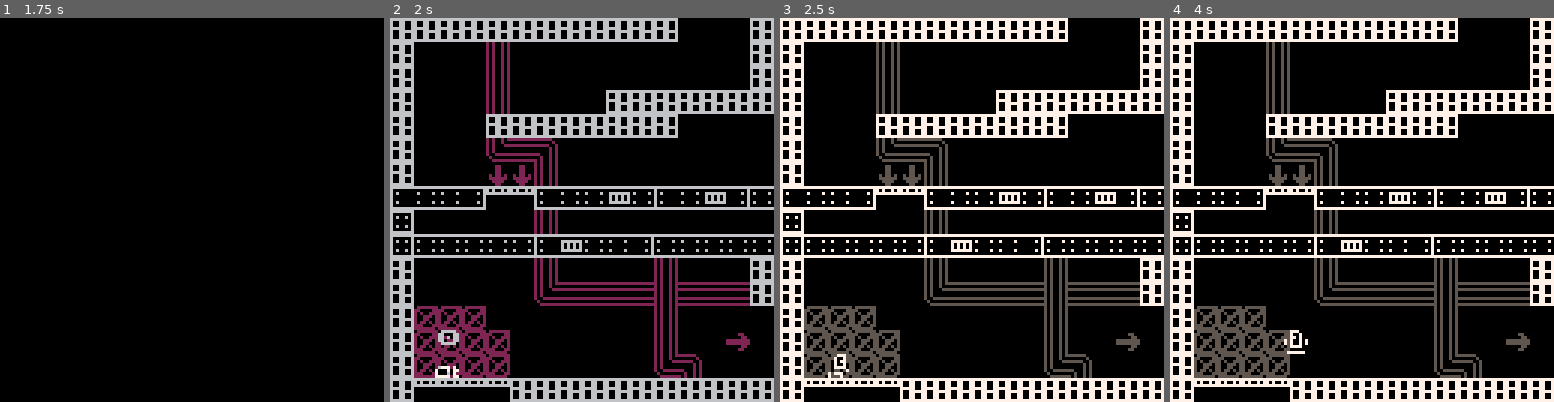
Above: before the commit, frames 1-4 (left to right).
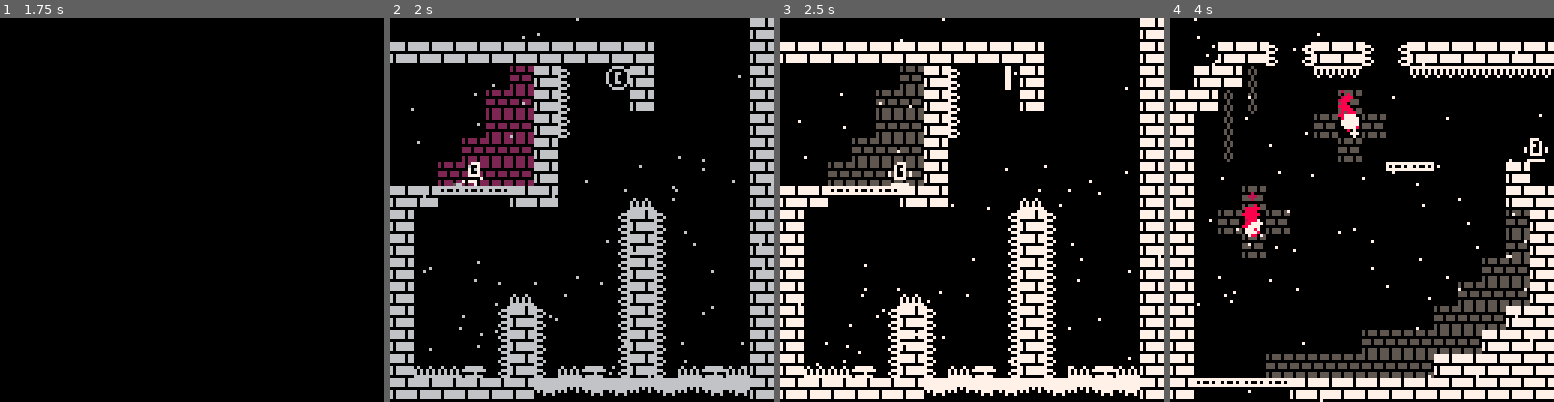
Above: after the commit, the same moments.

Repository: OllieBlomfield/nin
Game: PICO-8 cartridge nin.p8
Same seed, same stepped clock (60 frames per second), same inputs: the game is played once before the commit and once after it.
Inputs:
- Up to frame 1 (1.75 s): tap X (X key) at 0.33, 1.07 s; tap O (Z key) at 0.7, 1.7 s; hold Right from 1.6 s (still down)
- Up to frame 2 (2 s): keep holding Right; tap X (X key) at 1.85 s
- Up to frame 3 (2.5 s): release Right at 2.1 s; tap O (Z key) at 2.1 s; hold Up 2.15-2.42 s; hold Right from 2.47 s (still down)
- Up to frame 4 (4 s): tap O (Z key) every 0.4 s from 2.5 to 3.7 s; tap X (X key) at 2.97 s; release Right at 3.03 s; hold Left 3.08-3.58 s; hold Down 3.63-3.97 s

Frame 1 is identical in both runs. In frame 2, 38% of the frame differs, in the area x 0-100%, y 0-100%; in frame 3, 38%; in frame 4, 38%.

Commit message:
Changed respawn anim and new screen

Diff:
--- a/nin.p8
+++ b/nin.p8
@@ -289,35 +289,35 @@
 0000804700610000000047474747478000000000000000000000000040484847000000000000000000000000400000000000000000000000000000000000000080808080808040000000000000000000804780808080800000800000000000008047808080000048000000000000000080008080474700000000000000000000
 0000000000000000000000000000000000000000000000000000000000000000000000000000000000000000000000000000000000000000000000000000000000000000000000000000000000000000000000000000000000000000000000000000000000000000000000000000000000000000000000000000000000000000
 __map__
-03030000005103030303030303030303030300000000000000000000000000000000000000000000000000000000000000000000000000000000000000000000000000000000000000000000000000005151515151000000000000511e0000000000000000000000000000000000000000000000000000000000000000000051
-000000000000030202020203000000000000000000000000000000000000000000000000000000000000000000000000000000000000000000000000000000000000000000000000000000000000000000000000511e0000000000511e000000000051511e1d51511e1d51515151515151515151515151515151510000000051
-050500000000030202020203000000000000000000000000000000000000000000000000000000000000000000000000000000000000000000000000000000000000000000000000000000000000000051050505511e0000000000511e0000000051515900002c2c00002c2c2c2c2c2c000000000002511e0006510000000051
-0000000000000305052605030000000300000000000000000000000000000000000000000000000000000000000000000000000000000000000000000000000000000000000000000000000000000000511e001d511e0000000000511e00515151515959000000020000000000000000000000000202511e0000510000000051
-000000050500000202262603000000030000000000000000000000000000000000000000000000000000000000000000000000000000000000000000000000000000000000000000000000000000000051510051511e001c000202511e00515151005900000002040200000000000000000000000202511e0000000000000051
-0000000000000202020226030000000300000000000000000000000000000000000000000000000000000000000000000000000000000000000000000000000000000000000000000000000000000000512c002c2c001d51020202511e0051515100590000000002000000000000000000000002020251000000000000000051
-0000000000020202020202020000000300000000000000000000000000000000000000000000000000000000000000000000000000000000000000000000000000000000000000000000000000000000511e000000001d51020202511e0051515100000000000000000505000000510000000202020251000000000000000051
-0000000202020202020202020000000300000000000000000000000000000000000000000000000000000000000000000000000000000000000000000000000000000000000000000000000000000000511e0000000000510202002c0000515151000002000000000000000000005151515105050551510000001c0000000051
-0305050503020202020202020000000300000000000000000000000000000000000000000000000000000000000000000000000000000000000000000000000000000000000000000000000000000000511e00001c0000510200000000005151510002040200000000000000000002515100000000000000001d511e00000051
-0300000203020202020202030000000300000000000000000000000000000000000000000000000000000000000000000000000000000000000000000000000000000000000000000000000000000000511e001d511e00510000000000001d51510000020000000000000000000002515100000000000000001d511e00000051
-0304000203020402020202020300000300000000000000000000000000000000000000000000000000000000000000000000000000000000000000000000000000000000000000000000000000000000511e491d511e002c0000000000001d51510000000000000000000000000202515100000000000000001d511e00000051
-030202020302020202020202030000030000000000000000000000000000000000000000000000000000000000000000000000000000000000000000000000000000000000000000000000000000000051515151511e00000000000000001d515100000000000000000000000202025151000000001c0000001d511e00000051
-030202020302020305050503030000030000000000000000000000000000000000000000000000000000000000000000000000000000000000000000000000000000000000000000000000000000000059005959000000000000000049001d5151000000000000000000000202025151510000001d511e00001d511e00000051
-030202020305050202020203020000030000000000000000000000000000000000000000000000000000000000000000000000000000000000000000000000000000000000000000000000000000000000005900000000000000001d511e1d5151000000000000000202020202515151510000001d511e00001d511e00000051
-030302020202020202020202020000030000000000000000000000000000000000000000000000000000000000000000000000000000000000000000000000000000000000000000000000000000001c1c1c1c1c1c1c1c1c1c1c1c0074001c5151000000020202020202025151515151511c1c491d511e1c491d511e1c491c51
-0303030303030303030303030303030300000000000000000000000000000000747474747475757474747574747475740000000000000000000000000000000000000000000000000000000000000075747475757474745174755151515151515105050505515151515151515151515151515151515175747575747574757551
-0303030303030303030303030303030303030303030303030303030300000003000000000000000000000000000000000000000000000000000000000000000051515151515151510303030303030303515151515151515151515151515151511e02020202515151510303030303030303030303030303030303030303030303
-0000000000000000000000000000000300000000000000565600000300000003000000000000000000000000000000000000000000000000000000000000000051060000550000000000005500000003510202020202020e0e020202020202511e0000020200000000000000000000030a0a0a0d0c0d2c2c2c2c0a0b0b0c0c0d
-0000000000000000000000000000000300000000000000565600000005050503000000000000000000000000000000000000000000000000000000000000000051000000555555555555555500000003030062000002020e0e020206005200511e000000000000000000000000000003030303032c2c000000002c2c03030303
-0000000000000000000000000000000300000000000000565600000000000003000000000000000000000000000000000000000000000000000000000000000051555555000000000000000055555503030000000002020e0e02021c005200031e004900000000000000000000000003031e2c2c00000000000000002c2c1d03
-0062000055555555555500000000000303000062000000565600000062000003000000000000000000000000000000000000000000000000000000000000000051000000000056000000560000000003035656560e1e1d0e0e56560e1e52000351515151515151000000000000000003031e0000000000000000000000001d03
-03030e1c1c1c1c1c1c1c1c0e0300000303000000000003030303000000000003000000000000000000000000000000000000000000000000000000000000000003000000560000005600000056000003030000000e1e1d0e0e00000e1e52000351020202020200000000000000000003031e1c00620000000000000062001d03
-03030a0b0c610c0c0c0b0c0d00000003030000000003000000000300000000030000000000000000000000000000000000000000000000000000000000000000030056000000560000005600000056030300621d0e1e1d0e0e00000e00521d03510202020000000000490000000000030a0a0b0d56560000560056000000551d
-03000000005555000000000000000003035555555503000000000355555555030000000000000000000000000000000000000000000000000000000000000000030000005600000056000000560000030300001d0e1e1d0e0e00000e00521d0351020202000000001d0e1e00000000031e00000000001c1c1c1c56000000551d
-0300000000555500006200000000000303555555550300000000035555555503000000000000000000000000000000000000000000000000000000000000000003005600000056000000560000005603035555550e1e1d0e0e55550e005200035102020000000000002c0000000000031e00000000001d03031e56006200551d
-0300000000555500000000000000000303000000000300000000030000000003000000000000000000000000000000000000000000000000000000000000000003000000560000005600000056000003030000000e1e1d0e0e00000e1e520003510200000000000000000000000000031e00000000001d03031e56000000551d
-0300000000555500000000000000000303000000000003030303000000000003000000000000000000000000000000000000000000000000000000000000000003005600000056000000560000005603031e62000e1e1d0e0e00000e1e520003030000000000000000000000000000031e1c00621c1c1d03031e56000000551d
-0300000000555500000000000505050e03000000000000565600000000000003000000000000000000000000000000000000000000000000000000000000000003000000000000000000000000000003031e00000e1e1d0e0e00000e00521d0300000000000000000000000a0b0b0c0e0a0e55550a0d1d03031e56006200551d
-030000000055551c1c1c1c1c1c1c1c0303006200000000565600000062000003000000000000000000000000000000000000000000000000000000000000000003000000000000000000000000005503035656560e0000000056560e00521d0300000000000000000000000e000000000000000000001d03031e56000000551d
-0e050505050a0d0c0d0e0b0d0c0c0d030300000000000056560000000000000300000000000000000000000000000000000000000000000000000000000000000300000000000000000000000055001f000000000e0000000000001f0052000000000000000000000000000e000000000000000000001d03031e56000000551d
-0e0000000000000000000000000000000300000000000056560000000000000300000000000000000000000000000000000000000000000000000000000000000300000000000000000062000055001f000062000e0000000000001f0052000000000000007200004900000e737300000000001c1c1c1d03031e56000000551d
+03030000005103030303030303030303030300000000000000000000000000000000000000000000000000000000000000000000000000000000000000000000515151515151000000000000000000515151515151000000000000511e0000000000000000000000000000000000001000000000000000000000000000000051
+00000000000003020202020300000000000000000000000000000000000000000000000000000000000000000000000000000000000000000000000000000000511e000000000000000000000000000000000000511e0000000000511e000000000051511e1d51511e1d51515151515151515151515151515151510000000051
+05050000000003020202020300000000000000000000000000000000000000000000000000000000000000000000000000000000000000000000000000000000511e000000000000000000000000005151050505511e0000000000511e0000000051515900002c2c00002c2c2c2c2c2c000000000002511e0006510000000051
+00000000000003050526050300000003000000000000000000000000000000000000000000000000000000000000000000000000000000000000000000000000511e0000000000000000000000000051511e001d511e0000000000511e00515151515959000000020000000000000000000000000202511e0000510000000051
+00000005050000020226260300000003000000000000000000000000000000000000000000000000000000000000000000000000000000000000000000000000511e000000000000000000000000005151510051511e001c000202511e00515151005900000002040200000000000000000000000202511e0000000000000051
+00000000000002020202260300000003000000000000000000000000000000000000000000000000000000000000000000000000000000000000000000000000511e0000000000000000000000000051512c002c2c001d51020202511e0051515100590000000002000000000000000000000002020251000000000000000051
+00000000000202020202020200000003000000000000000000000000000000000000000000000000000000000000000000000000000000000000000000000000511e0000000000000000005100000051511e000000001d51020202511e0051515100000000000000000505000000510000000202020251000000000000000051
+00000002020202020202020200000003000000000000000000000000000000000000000000000000000000000000000000000000000000000000000000000000511e000000000000000000511e000051511e0000000000510202002c0000515151000002000000000000000000005151515105050551510000001c0000000051
+03050505030202020202020200000003000000000000000000000000000000000000000000000000000000000000000000000000000000000000000000000000511e000000000000000000511e000051511e00001c0000510200000000005151510002040200000000000000000002515100000000000000001d511e00000051
+03000002030202020202020300000003000000000000000000000000000000000000000000000000000000000000000000000000000000000000000000000000511e00000000001c0000005500000051511e001d511e00510000000000001d51510000020000000000000000000002515100000000000000001d511e00000051
+03040002030204020202020203000003000000000000000000000000000000000000000000000000000000000000000000000000000000000000000000000000511e000000001d511e00005500000051511e491d511e002c0000000000001d51510000000000000000000000000202515100000000000000001d511e00000051
+03020202030202020202020203000003000000000000000000000000000000000000000000000000000000000000000000000000000000000000000000000000511e000000001d51006200550000005151515151511e00000000000000001d515100000000000000000000000202025151000000001c0000001d511e00000051
+03020202030202030505050303000003000000000000000000000000000000000000000000000000000000000000000000000000000000000000000000000000511e004900001d51000000550000005159005959000000000000000049001d5151000000000000000000000202025151510000001d511e00001d511e00000051
+03020202030505020202020302000003000000000000000000000000000000000000000000000000000000000000000000000000000000000000000000000000511e1d511e001d51000000550000005100005900000000000000001d511e1d5151000000000000000202020202515151510000001d511e00001d511e00000051
+03030202020202020202020202000003000000000000000000000000000000000000000000000000000000000000000000000000000000000000000000000000511e002c00001d5100000055000000511c1c1c1c1c1c1c1c1c1c1c0074001c5151001000020202020202025151515151511c1c491d511e1c491d511e1c491c51
+03030303030303030303030303030303000000000000000000000000000000007474747474757574747475747474757400000000000000000000000000000000511c1c1c1c1c1c511c1c1c1c1c491c75747475757474745174755151515151515105050505515151515151515151515151515151515175747575747574757551
+0303030303030303030303030303030303030303030303030303030300000003000000000000000000000000000000000000000000000000000000000000000051515151515151515151515151515103515151515151515151515151515151511e02020202515151510303030303030303030303030303030303030303030303
+0000000000000000000000000000000300000000000000565600000300000003000000000000000000000000000000000000000000000000000000000000000051060000560000000000005600000003510202020202020e0e020202020202511e0000020200000000000000000000030a0a0a0d0c0d2c2c2c2c0a0b0b0c0c0d
+0000000000000000000000000000000300000000000000565600000005050503000000000000000000000000000000000000000000000000000000000000000051000000565656565656565600000003030062000002020e0e020206005200511e000000000000000000000000000003030303032c2c000000002c2c03030303
+0000000000000000000000000000000300000000000000565600000000000003000000000000000000000000000000000000000000000000000000000000000051565656000000000000000056565603030000000002020e0e02021c005200031e004900000000000000000000000003031e2c2c00000000000000002c2c1d03
+0062000055555555555500000000000303000062000000565600000062000003000000000000000000000000000000000000000000000000000000000000000051000000000055000000550000000003035656560e1e1d0e0e56560e1e52000351515151515151000000000000000003031e0000000000000000000000001d03
+03030e1c1c1c1c1c1c1c1c0e0300000303000000000003030303000000000003000000000000000000000000000000000000000000000000000000000000000003000000550000005500000055000003030000000e1e1d0e0e00000e1e52000351020202020200000000000000000003031e1c00620000000000000062001d03
+03030a0b0c610c0c0c0b0c0d00000003030000000003000000000300000000030000000000000000000000000000000000000000000000000000000000000000030055000000550000005500000055030300621d0e1e1d0e0e00000e00521d03510202020000000000490000000000030a0a0b0d55550000550055000000561d
+03000000005555000000000000000003035555555503000000000355555555030000000000000000000000000000000000000000000000000000000000000000030000005500000055000000550000030300001d0e1e1d0e0e00000e00521d0351020202000000001d0e1e00000000031e00000000001c1c1c1c55000000561d
+0300000000555500006200000000000303555555550300000000035555555503000000000000000000000000000000000000000000000000000000000000000003005500000055000000550000005503035555550e1e1d0e0e55550e005200035102020000000000002c0000000000031e00000000001d03031e55006200561d
+0300000000555500000000000000000303000000000300000000030000000003000000000000000000000000000000000000000000000000000000000000000003000000550000005500000055000003030000000e1e1d0e0e00000e1e520003510200000000000000000000000000031e00000000001d03031e55000000561d
+0300000000555500000000000000000303000000000003030303000000000003000000000000000000000000000000000000000000000000000000000000000003005500000055000000550000005503031e62000e1e1d0e0e00000e1e520003030000000000000000000000000000031e1c00621c1c1d03031e55000000561d
+0300000000555500000000000505050e03000000000000565600000000000003000000000000000000000000000000000000000000000000000000000000000003000000000000000000000000000003031e00000e1e1d0e0e00000e00521d0300000000000000000000000a0b0b0c0e0a0e56560a0d1d03031e55006200561d
+030000000055551c1c1c1c1c1c1c1c0303006200000000565600000062000003000000000000000000000000000000000000000000000000000000000000000003000000000000000000000000005603035656560e0000000056560e00521d0300000000000000000000000e000000000000000000001d03031e55000000561d
+0e050505050a0d0c0d0e0b0d0c0c0d030300000000000056560000000000000300000000000000000000000000000000000000000000000000000000000000000300000000000000000000000056001f000000000e0000000000001f0052000000000000000000000000000e000000000000000000001d03031e55000000561d
+0e0000000000000000000000000000000300000000000056560000000000000300000000000000000000000000000000000000000000000000000000000000000300000000000000000062000056001f000062000e0000000000001f0052000000000000007200004900000e737300000000001c1c1c1d03031e55000000561d
 0a0c0c0c0d0c0b0b0c0c0d0c0c0c0c030303030303030303030303030303030300000000000000000000000000000000000000000000000000000000000000000a0d0d0e0505050a0c0b0c0b0b0c0d0d030303030303030303030303030303030303030303030303030303030000050303030303030303030303030505050303
--- a/scripts/objects/switch.lua
+++ b/scripts/objects/switch.lua
@@ -14,9 +14,9 @@
 
 switch ={
     update=function(self)
-        if wpn.attacking and coll(wpn,self) and switch_delay==0 then
+        if wpn.attacking and coll(wpn,self) and switch_delay==0 and mget(mx+(plr.x/16),my+(plr.y/16))!=85 then
             switch_solid*=-1
-            switch_delay=10
+            switch_delay=15
         end
     end,
     draw=function(self)
--- a/scripts/player/movement.lua
+++ b/scripts/player/movement.lua
@@ -3,9 +3,13 @@
 function plr_movement_update()
     --blood logic (needs to be moved later)
     if plr.x > 128 then
-        mx+=16
-        plr.x=0
-        level_load()
+        if mx<112 then
+            mx+=16
+            plr.x=0
+            level_load()
+        else
+            plr.respawn_state=1
+        end
     end
     if plr.x<0 then
         mx-=16
@@ -19,7 +23,7 @@
     end
     if plr.y>128 then
         if my==48 then
-            plr.respawn_state = 1
+            plr.respawn_state=1
         else
             my+=16
             plr.y=0
--- a/scripts/player/plr_main.lua
+++ b/scripts/player/plr_main.lua
@@ -73,7 +73,9 @@
     elseif plr.respawn_state<4 then
         wpn.attacking=false
         plr.respawn_time+=1
-        if btnp(5) and plr.respawn_time>20 then plr_respawn() end
+        if btnp(5) and plr.respawn_time>20 and fade_in<=0 then fade_in+=2 end
+        if fade_in>0 then fade_in+=2 end
+        if fade_in>=16 then plr_respawn() end
         plr.sp=25
         if plr.respawn_state==1 then
             plr.vx=-sgn(plr.vx)*0.8
@@ -89,7 +91,12 @@
             plr.y-=plr.vy
         elseif flr(plr.respawn_state)==2 then
             shake=3
-            add_bludsplosion(plr.x,plr.y)
+            --add_bludsplosion(plr.x,plr.y)
+            add(bloods,blood:new({
+                x=plr.x+4,
+                y=plr.y+4,
+                lines=true,
+            },40))
             plr.respawn_state=3
         end
     else
--- a/scripts/scenes/levels.lua
+++ b/scripts/scenes/levels.lua
@@ -6,21 +6,22 @@
 levels[5]={function() add_enemy(8,8,0) add_enemy(112,80,0,-1) end,0}
 levels[6]={function() add_enemy(88,32,0) end,0}
 levels[7]={0,0,{8,56}}
-levels[8]={function() switch_solid=1 end,0,{8,56}}
+levels[8]={0,0,{8,56}}
 levels[9]={0,0,{86,112}}
 levels[10]={0,0,{2,8}}
 levels[11]={function() add_enemy(56,112,0,-1) add_enemy(56,64,0,1) add_enemy(96,32,0,-1) end,function() print("❎ to kill",17,96,8) end,{20,8}}
 levels[12]={function() add_enemy(60,64,0,-1) add_enemy(16,112,0) end,function() print("⬇️",20,30+2*sin(t/200),7) end,{2,20}}
-levels[13]={function() switch_solid=-1 end,0,{106,8}}
+levels[13]={0,0,{106,8}}
 levels[14]={boss_init,boss_draw}
-levels[15]={function() switch_solid=1 end,0,{106,8}}
-levels[16]={function() switch_solid=-1 end,0,{112,112}}
-levels[21]={function() switch_solid=1 for i=1,11 do add_enemy(i*10,8) end end,0}
-levels[22]={function() switch_solid=-1 add_enemy(16,24,0,-1) add_enemy(76,24,0,-1) end,0}
+levels[15]={0,0,{106,8}}
+levels[16]={0,0,{112,112}}
+levels[21]={function() for i=1,11 do add_enemy(i*10,8) end end,0}
+levels[22]={function() add_enemy(16,24,0,-1) add_enemy(76,24,0,-1) end,0}
 levels[23]={function() snow_init(40,33,20) end, function() snow_draw() print("⬇️",16,20+2*sin(t/200),7) end}
-levels[24]={function() switch_solid=1 end,0,{96,112}}
+levels[24]={0,0,{96,112}}
 levels[25]={function() add_enemy(112,112,0,-1) end,0}
 levels[27]={snow_init,snow_draw}
+levels[29]={snow_init,snow_draw,{120,8}}
 levels[30]={snow_init,snow_draw,{120,20}}
 levels[31]={snow_init ,function() snow_draw() fire_add(26,68) fire_add(58,34) end}
 levels[32]={snow_init,snow_draw,{20,48}}
@@ -28,7 +29,6 @@
     lvl = 1+(mx/16)+(((48-my)/16)*8)
     t = 0
     shake=0
-
     enemies={}
     blood.lns = {}
     bloods={}
@@ -42,6 +42,7 @@
     health_bar=false
 
     if levels[lvl][1]!=0 then levels[lvl][1]() end
+    switch_solid=-1
 
     scan_screen()
 end
@@ -50,8 +51,8 @@
     --reload(0x1000, 0x1000, 0x2000,'data/map00.p8')
     update=level_update
     draw=level_draw
-    mx=0
-    my=48
+    mx=112
+    my=0
     fade_in=16
     player_init({15,112})
     level_load()
Not shown, changed: 18 lines of the sprite sheet (__gfx__) section of nin.p8
